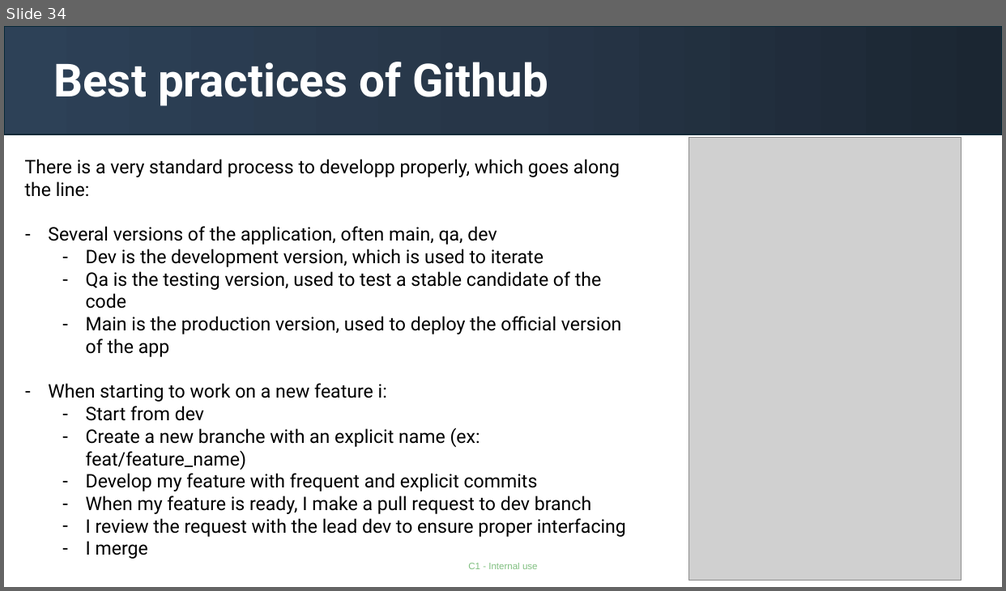
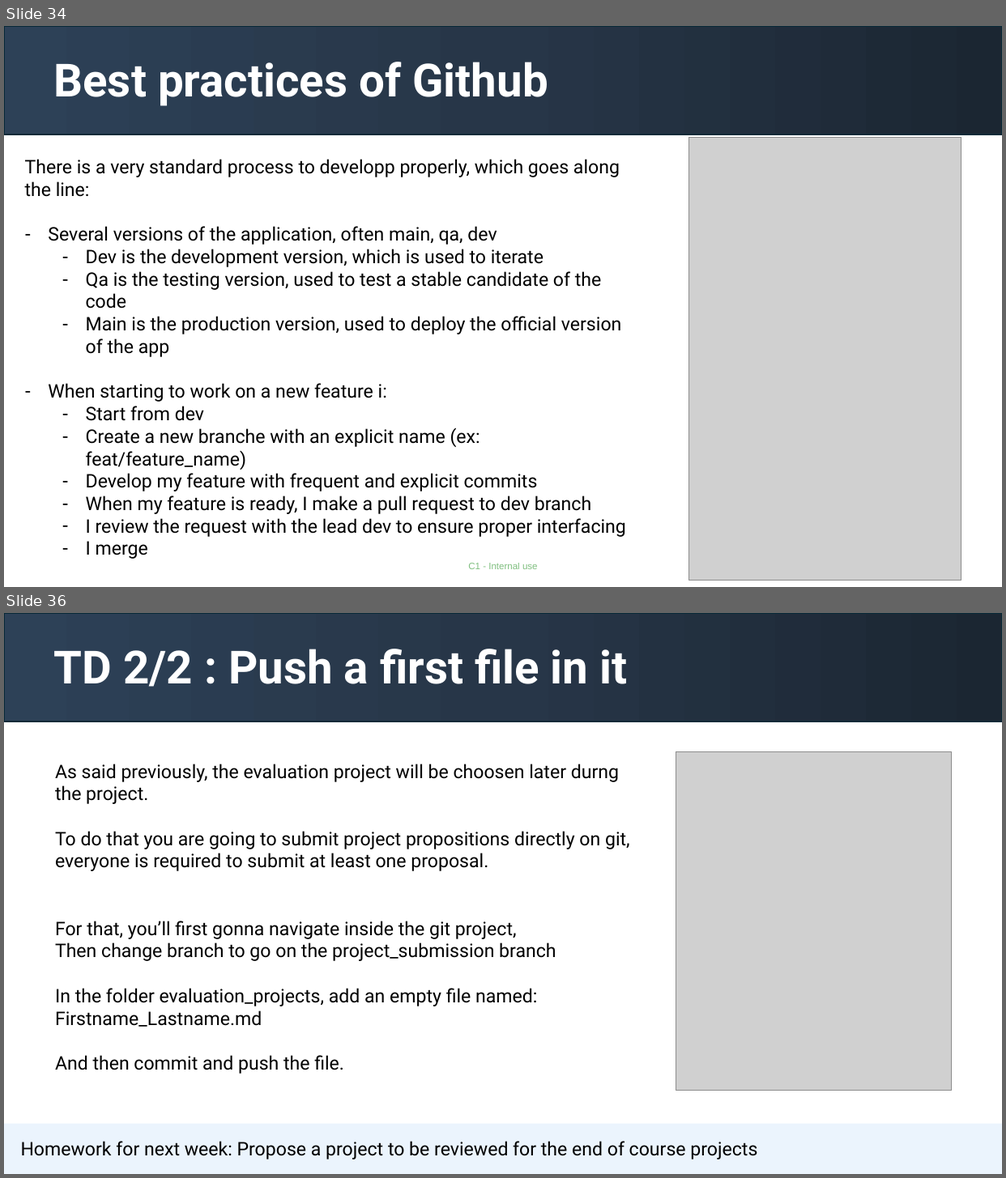
Before and after one commit to gabrielolympie/PythonForFinance, a slide deck: presentations/1.Introduction.pptx. Shown one above the other, each under a label of ours: slide 34 before the commit, slides 34 and 36 after it; the slides between them are not shown. The pictures are 1006x591 and 1006x1178 pixels, drawn with LibreOffice and Linux fonts; fonts in the diff are those of the drawing; grey boxes stand for pictures. Boxes give left, top, right and bottom in pixels: in the first picture for what was removed or moved away, otherwise in the second. Text is boxed around its words. In the diff, an @@ line names an element or a change of style, - is before the commit and + after.

```diff
--- a/presentations/1.Introduction.pptx
+++ b/presentations/1.Introduction.pptx
@@ slide 36 added at <box>4,613,1002,1174</box>, background #FFFFFF @@
@@ rectangle added at <box>4,613,1002,722</box>, fill gradient #1B2633 to #273749 to #2E4157, outline #092A39 1.5 pt @@
@@ title added at <box>53,649,628,687</box>, 44 pt, text #FFFFFF, bold @@
+TD 2/2 : Push a first file in it
@@ picture added at <box>676,752,953,1091</box> @@
@@ text added at <box>55,764,630,1074</box>, 18 pt, text #000000 @@
+  As said previously, the evaluation project will be choosen later durng the project.
+  To do that you are going to submit project propositions directly on git, everyone is required to submit at least one proposal.
+  For that, you’ll first gonna navigate inside the git project,
+  Then change branch to go on the project_submission branch
+  In the folder evaluation_projects, add an empty file named:
+  Firstname_Lastname.md
+  And then commit and push the file.
@@ rectangle added at <box>4,1123,1002,1174</box>, fill #EBF4FD, 18 pt, text #000000 @@
+Homework for next week: Propose a project to be reviewed for the end of course projects
```
Also in this commit, not shown: 1 slide changed, 10 other slides added, 1 slide removed, 2 other files.
